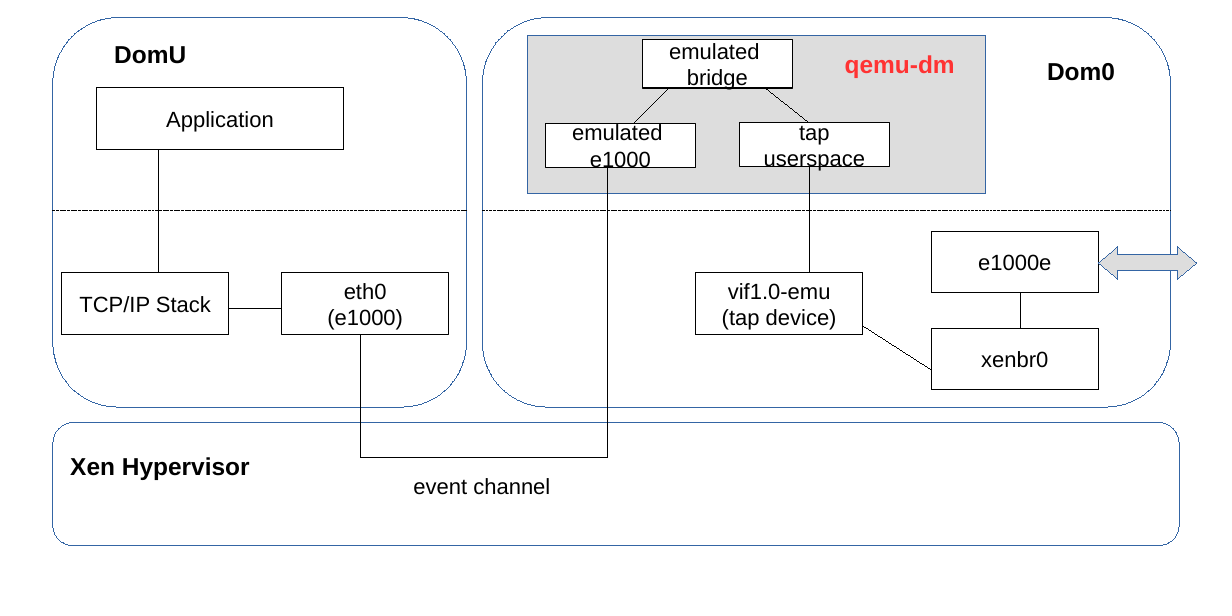
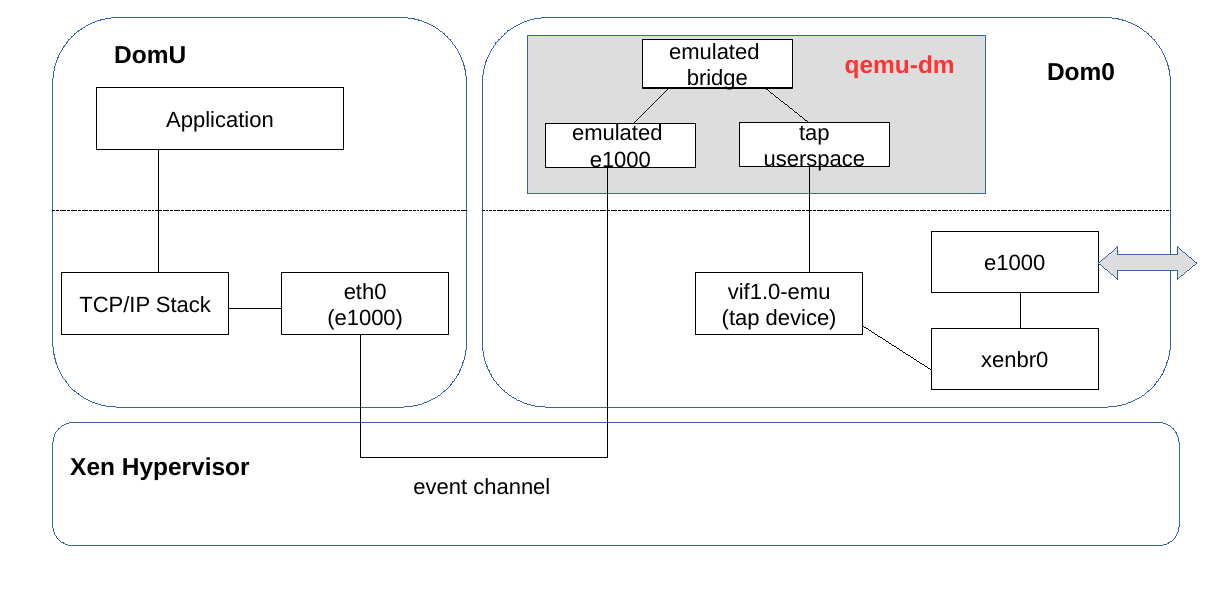
Before and after one commit to finallyjustice/xen-networking, a slide deck: slide 1 of figures/qemu.odp. Drawn at 1232x616 pixels with LibreOffice and Linux fonts; fonts in the diff are those of the drawing. Boxes give left, top, right and bottom in pixels: in the first picture for what was removed or moved away, otherwise in the second. Text is boxed around its words. In the diff, an @@ line names an element or a change of style, - is before the commit and + after.

```diff
--- a/figures/qemu.odp
+++ b/figures/qemu.odp
@@ text in rectangle at bbox=[984, 254, 1045, 271]: text changed @@
-e1000e
+e1000
```
Also in this commit, not shown: 2 other files.
